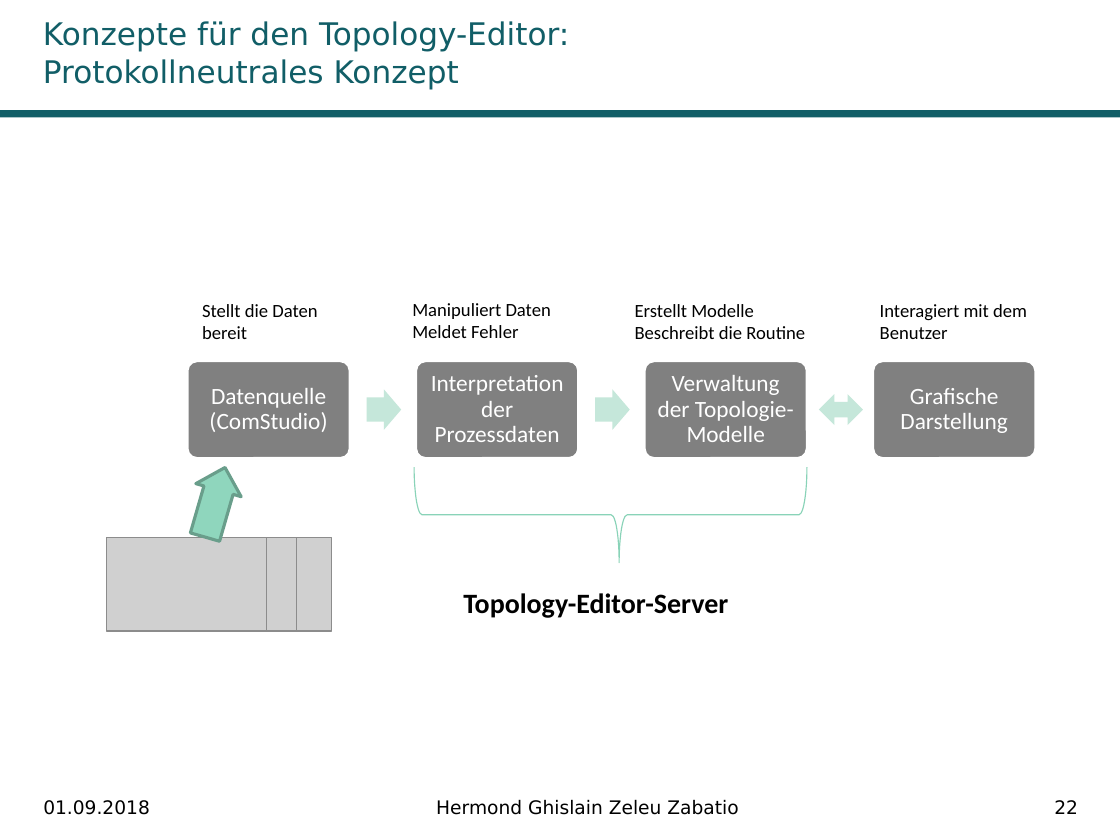
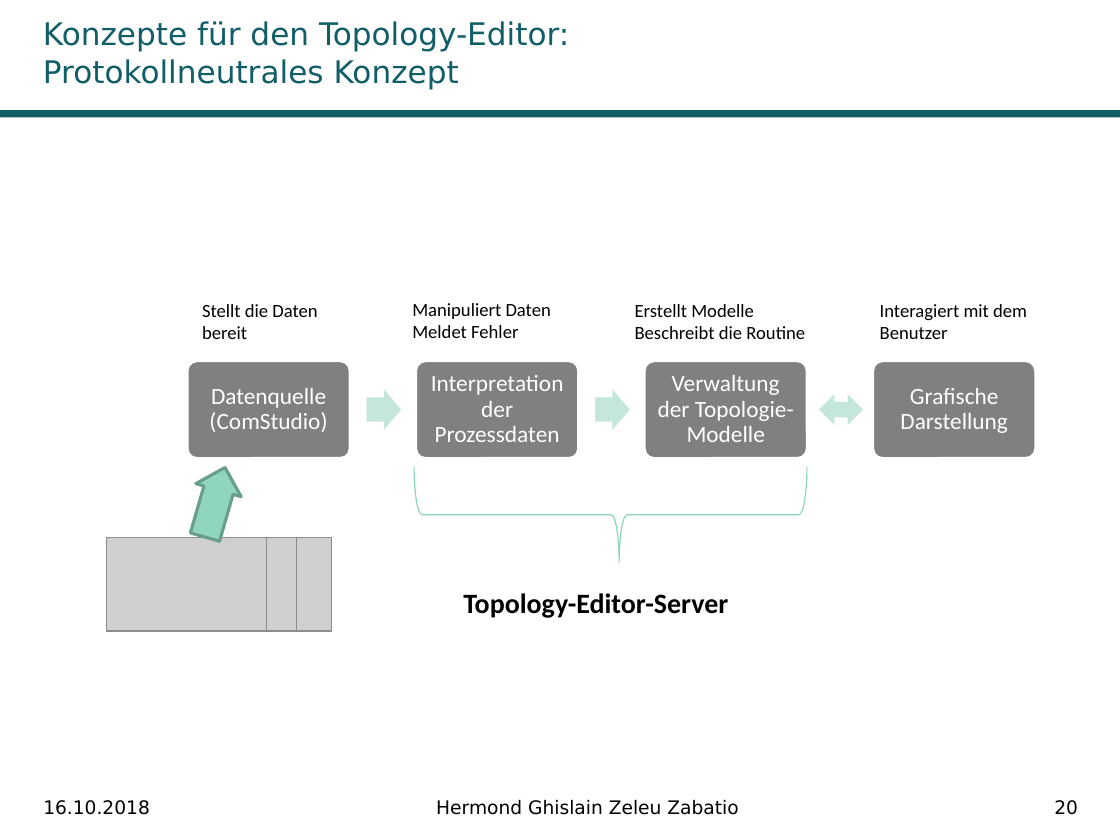
Before and after one commit to Ghislain1/zoe-fb-app, a slide deck: slide 20 of Master-Abschluss.pptx (slide 22 before the commit). Drawn at 1120x840 pixels with LibreOffice and Linux fonts; fonts in the diff are those of the drawing; grey boxes stand for pictures; background and template pictures are left out. Boxes give left, top, right and bottom in pixels: in the first picture for what was removed or moved away, otherwise in the second. Text is boxed around its words. In the diff, an @@ line names an element or a change of style, - is before the commit and + after.

```diff
--- a/Master-Abschluss.pptx
+++ b/Master-Abschluss.pptx
@@ text at (x1=43, y1=800, x2=150, y2=815): text changed @@
-01.09.2018
+16.10.2018
@@ page number at (x1=1054, y1=800, x2=1078, y2=815): text changed @@
-22
+20
```
Also in this commit, not shown: 28 other slides changed, 2 slides removed, 6 other files.
